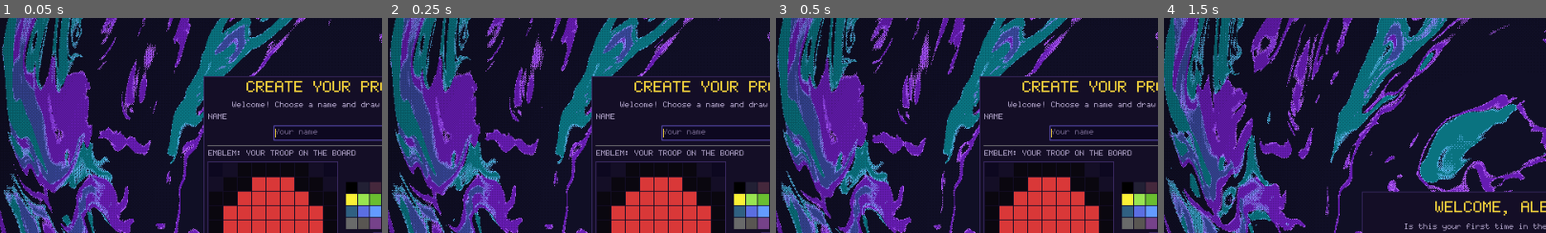
Above: before the commit, frames 1-4 (left to right).
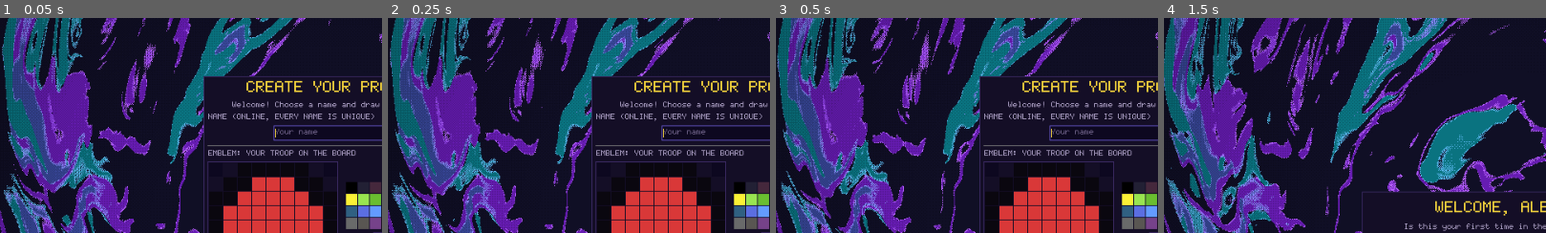
Above: after the commit, the same moments.

Repository: zhenyaapocalipsis/totug
Game: Godot game, scene res://scenes/launcher.tscn
Same seed, same stepped clock (60 frames per second), same inputs: the game is played once before the commit and once after it.
Inputs (mouse positions are % of the whole screen's width and height, from its top left):
- Up to frame 1 (0.05 s): no input
- Up to frame 2 (0.25 s): no input
- Up to frame 3 (0.5 s): no input
- Up to frame 4 (1.5 s): click (50, 27) at 0.52 s; type "Alex" at 0.6 s; click "CREATE" at 1.25 s
The pictures show only the part of the screen within x 6-56%, y 0-50%; the shares and areas given below are measured in that part.

The runs differ from the first frame. In frame 1, 0.5% of the frame differs, in the area x 61-98%, y 44-48%; in frame 2, 0.5%; in frame 3, 0.5%; in frame 4, nothing differs.

Commit message:
Unique names: сервер не пускает игрока с чужим именем
- RatingBook.claim_name: имя (без учёта регистра) закреплено за учётной
  записью (хеш ключа профиля); смена имени освобождает старое.
  Хранится в ratings_names.json рядом с ratings.json.
- NetSession._profile_up на выделенном сервере: имя занято другим ключом ->
  отказ "The name X is taken by another player...". Игра по IP не проверяет.
- Профиль: подпись "NAME (ONLINE, EVERY NAME IS UNIQUE)".
- Тесты: claim_name; в сетевом тесте у игроков разные имена + самозванец.

Co-Authored-By: Claude Opus 5.5 <noreply@anthropic.com>

Diff:
--- a/engine/godot/net/net_session.gd
+++ b/engine/godot/net/net_session.gd
@@ -45,6 +45,9 @@
 const MAX_SERVER_PEERS := 128
 ## Без похожих друг на друга знаков (0/O, 1/I).
 const CODE_CHARS := "ABCDEFGHJKLMNPQRSTUVWXYZ23456789"
+## Отказ, если имя уже занято другим игроком (RatingBook.claim_name). Лобби
+## само ставит точку в конце.
+const NAME_TAKEN := "The name %s is taken by another player. Go BACK and change it in EDIT PROFILE"
 const CODE_LENGTH := 4
 
 ## У этой программы есть комнаты (хост по IP или сервер).
@@ -398,6 +401,11 @@
 	# Рейтинг видят все за столом; сам ключ дальше сервера не уходит.
 	if ratings != null:
 		var account := RatingBook.account_of(key)
+		# Имя на сервере у каждого своё: занятое другим игроком — не пускаем.
+		# Место освободится само, когда клиент по отказу закроет связь.
+		if not ratings.claim_name(account, p["name"]):
+			_refuse(peer, NAME_TAKEN % p["name"])
+			return
 		room.accounts[pid] = account
 		if account != "":
 			p["rating"] = ratings.rating_of(account)
--- a/engine/godot/net/rating_book.gd
+++ b/engine/godot/net/rating_book.gd
@@ -16,23 +16,58 @@
 
 ## Учётная запись -> {name, rating, games, wins}.
 var accounts: Dictionary = {}
+## Занятые имена (решение владельца, 2026-09-26: имя в сети у каждого своё).
+## Имя в нижнем регистре -> учётная запись. Отдельный файл рядом с рейтингами
+## (ratings_names.json), чтобы не менять формат ratings.json.
+var names: Dictionary = {}
 var _path := PATH
+var _names_path := ""
 
 
 func _init(path: String = PATH) -> void:
 	_path = path
-	var f := FileAccess.open(_path, FileAccess.READ)
+	_names_path = path.get_basename() + "_names.json"
+	accounts = _read(_path)
+	names = _read(_names_path)
+
+
+static func _read(file_path: String) -> Dictionary:
+	var f := FileAccess.open(file_path, FileAccess.READ)
 	if f == null:
-		return
+		return {}
 	var parsed = JSON.parse_string(f.get_as_text())
-	if parsed is Dictionary:
-		accounts = parsed
+	return parsed if parsed is Dictionary else {}
 
 
 func save() -> void:
-	var f := FileAccess.open(_path, FileAccess.WRITE)
+	_write(_path, accounts)
+
+
+static func _write(file_path: String, data: Dictionary) -> void:
+	var f := FileAccess.open(file_path, FileAccess.WRITE)
 	if f != null:
-		f.store_string(JSON.stringify(accounts, "\t"))
+		f.store_string(JSON.stringify(data, "\t"))
+
+
+## Занять имя за учётной записью. false — имя уже занято другой записью.
+## Прежнее имя этой записи освобождается: сменил имя — старое снова свободно.
+## Регистр не важен (Vasya = VASYA). Пустое имя и игрок без ключа — не
+## занимают ничего.
+func claim_name(account: String, player_name: String) -> bool:
+	var id := player_name.strip_edges().to_lower()
+	if id == "" or account == "":
+		return true
+	var owner := String(names.get(id, ""))
+	if owner == account:
+		return true
+	if owner != "":
+		return false
+	for old: String in names.keys():
+		if names[old] == account:
+			names.erase(old)
+	names[id] = account
+	_write(_names_path, names)
+	return true
 
 
 ## Номер учётной записи по ключу игрока ("" — ключа нет или он негодный).
--- a/engine/godot/scenes/ui/profile_screen.gd
+++ b/engine/godot/scenes/ui/profile_screen.gd
@@ -72,7 +72,7 @@
 		welcome.horizontal_alignment = HORIZONTAL_ALIGNMENT_CENTER
 		col.add_child(welcome)
 
-	col.add_child(GameScreen.section_label("NAME"))
+	col.add_child(GameScreen.section_label("NAME (ONLINE, EVERY NAME IS UNIQUE)"))
 	_name_edit = LineEdit.new()
 	_name_edit.max_length = PlayerProfile.NAME_MAX
 	_name_edit.placeholder_text = "Your name"
--- a/engine/godot/tests/net_loopback.gd
+++ b/engine/godot/tests/net_loopback.gd
@@ -33,6 +33,9 @@
 var _scenario := ""
 var _step := "init"
 var _branches := 0
+## Сколько игроков уже получили профиль: у каждого своё имя (на сервере имена
+## уникальны, RatingBook.claim_name).
+var _tracked := 0
 
 ## Кто играет (первый — создатель), их последние срезы, ошибки и чат.
 var players: Array[NetSession] = []
@@ -49,8 +52,11 @@
 var _turn_player := ""
 var _stranger: NetSession
 var _old_version: NetSession
+## Чужой ключ, но имя как у первого игрока (другим регистром) — сервер не пускает.
+var _impostor: NetSession
 var ratings: Dictionary = {}
 const RATINGS_PATH := "user://ratings_nettest.json"
+const RATINGS_NAMES_PATH := "user://ratings_nettest_names.json"
 ## Своя папка сохранений партий — не трогает настоящие user://saves/ владельца.
 const SAVES_DIR := "user://saves_nettest/"
 
@@ -82,11 +88,15 @@
 				_stranger.enter_room("127.0.0.1", SERVER_PORT, "ZZZZ" if players[0].room_code != "ZZZZ" else "YYYY")
 				_old_version._connect("127.0.0.1", SERVER_PORT,
 					func(): _old_version._enter.rpc_id(1, NetSession.PROTOCOL + 99, players[0].room_code, ""))
+				_impostor.profile = {"name": String(players[0].profile["name"]).to_upper(), "emblem": ""}
+				_impostor.create_room("127.0.0.1", SERVER_PORT, 2, GameSetup.MODE_STANDARD)
 				_step = "server_wait_join"
 		"server_wait_join":
-			if players[1].seat != "" and lost.has(_stranger) and lost.has(_old_version):
+			if players[1].seat != "" and lost.has(_stranger) and lost.has(_old_version) \
+					and lost.has(_impostor) and server.rooms.size() == 1:
 				check(String(lost[_stranger]).contains("no room"), "[server] чужой код — отказ: %s" % lost[_stranger])
 				check(String(lost[_old_version]).contains("version"), "[server] чужая версия — отказ: %s" % lost[_old_version])
+				check(String(lost[_impostor]).contains("is taken"), "[server] занятое имя — отказ: %s" % lost[_impostor])
 				check(server.rooms.size() == 1, "[server] на сервере одна комната")
 				# START может только создатель: просьба второго ничего не даёт.
 				players[1].start_game(0)
@@ -148,6 +158,7 @@
 				check(not (views[players[0]] as Dictionary).get("final_scores", {}).is_empty(),
 					"[server] итоги партии пришли в срезе")
 				DirAccess.remove_absolute(ProjectSettings.globalize_path(RATINGS_PATH))
+				DirAccess.remove_absolute(ProjectSettings.globalize_path(RATINGS_NAMES_PATH))
 				_start_server_four()
 		"server4_wait_code":
 			if players[0].room_code != "":
@@ -249,6 +260,11 @@
 	_scenario = "server4"
 	_reset()
 	server = _session()
+	# Своя книга рейтингов и имён — не user://ratings.json владельца (сервер без
+	# книги завёл бы её там, и имена «Player N» копились бы между прогонами).
+	DirAccess.remove_absolute(ProjectSettings.globalize_path(RATINGS_PATH))
+	DirAccess.remove_absolute(ProjectSettings.globalize_path(RATINGS_NAMES_PATH))
+	server.ratings = RatingBook.new(RATINGS_PATH)
 	server.saves_dir = SAVES_DIR
 	check(server.serve(SERVER4_PORT, true) == OK, "[server4] сервер открыл порт")
 	var ps: Array[NetSession] = []
@@ -310,6 +326,7 @@
 	_reset()
 	server = _session()
 	DirAccess.remove_absolute(ProjectSettings.globalize_path(RATINGS_PATH))
+	DirAccess.remove_absolute(ProjectSettings.globalize_path(RATINGS_NAMES_PATH))
 	server.ratings = RatingBook.new(RATINGS_PATH)
 	server.saves_dir = SAVES_DIR
 	check(server.serve(SERVER_PORT, true) == OK, "[server] сервер открыл порт")
@@ -318,7 +335,8 @@
 	players = [a, b]
 	_stranger = _session()
 	_old_version = _session()
-	for p in [a, b, _stranger, _old_version]:
+	_impostor = _session()
+	for p in [a, b, _stranger, _old_version, _impostor]:
 		_track(p)
 	a.create_room("127.0.0.1", SERVER_PORT, 2, GameSetup.MODE_STANDARD)
 	_step = "server_wait_code"
@@ -349,7 +367,8 @@
 
 
 func _track(p: NetSession) -> void:
-	p.profile = {"name": "Player %d" % _branches, "emblem": _emblem_for(_branches)}
+	_tracked += 1
+	p.profile = {"name": "Player %d" % _tracked, "emblem": _emblem_for(_branches)}
 	p.rating_key = "%032d" % p.get_instance_id()
 	p.rating_changed.connect(func(r: Dictionary): ratings[p] = r)
 	views[p] = {}
--- a/engine/godot/tests/run_tests.gd
+++ b/engine/godot/tests/run_tests.gd
@@ -1003,6 +1003,18 @@
 	var same := book.record({"red": {"account": a, "name": "Ann"}, "blue": {"account": a, "name": "Ann"}},
 			{"red": 40, "blue": 30}, ["red"])
 	check(same.is_empty(), "один человек за двумя цветами — партия без рейтинга")
+
+	# Имена на сервере уникальны: имя закреплено за учётной записью (ключом).
+	DirAccess.remove_absolute(ProjectSettings.globalize_path("user://ratings_test_names.json"))
+	book = RatingBook.new(path)
+	check(book.claim_name(a, "Ann"), "свободное имя занимается")
+	check(book.claim_name(a, "Ann"), "своё имя — снова можно")
+	check(not book.claim_name(b, "ANN "), "чужое имя (другой регистр, пробел) — нельзя")
+	check(not RatingBook.new(path).claim_name(b, "ann"), "занятое имя сохранено в файл")
+	check(book.claim_name(a, "Anna"), "смена имени")
+	check(book.claim_name(b, "Ann"), "после смены старое имя свободно")
+	check(book.claim_name(b, "") and book.claim_name("", "Anna") == true,
+		"пустое имя и игрок без ключа ничего не занимают")
 	DirAccess.remove_absolute(ProjectSettings.globalize_path(path))
 
 
